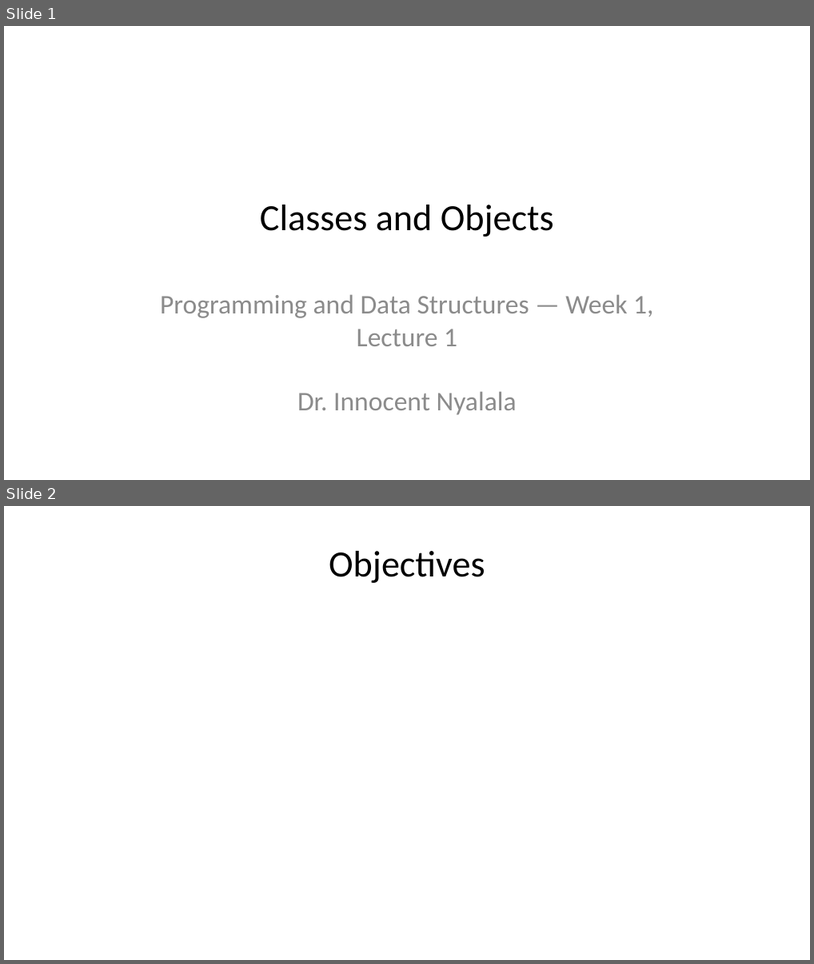
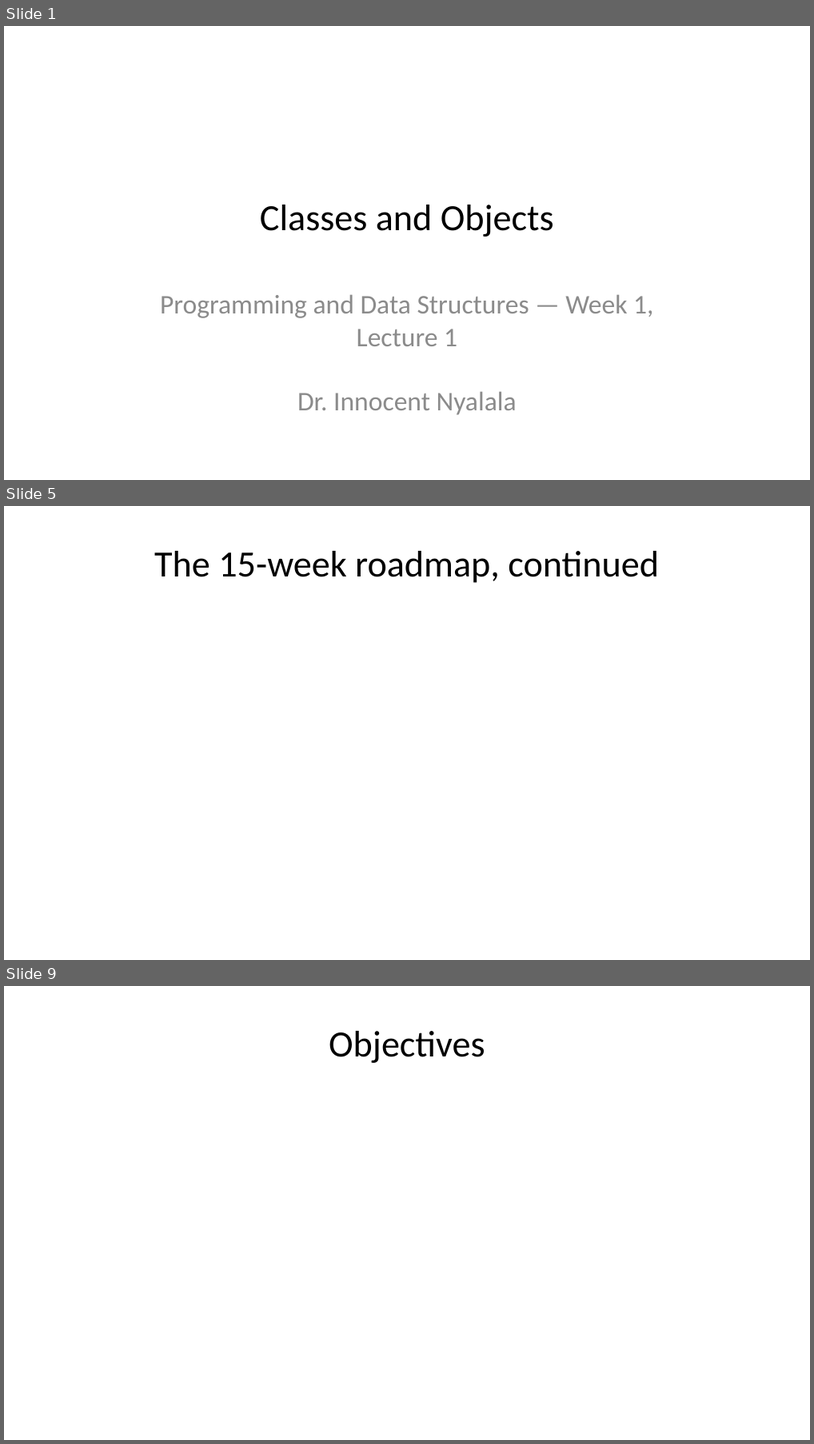
Before and after one commit to inyalala/iitmz-teaching-site, a slide deck: courses/z2005/00-oop-then-algorithms/lecture-1.pptx. Shown one above the other, each under a label of ours: slides 1 and 2 before the commit, slides 1, 5 and 9 after it; the slides between them are not shown. The pictures are 814x964 and 814x1444 pixels, drawn with LibreOffice and Linux fonts; fonts in the diff are those of the drawing. Boxes give left, top, right and bottom in pixels: in the first picture for what was removed or moved away, otherwise in the second. Text is boxed around its words. In the diff, an @@ line names an element or a change of style, - is before the commit and + after.

Commit message:
Week 1 Lecture 1: add full course orientation. Week 2: build Arrays and Dynamic Arrays (4 lectures, 20+ slides each)

```diff
--- a/courses/z2005/00-oop-then-algorithms/lecture-1.pptx
+++ b/courses/z2005/00-oop-then-algorithms/lecture-1.pptx
@@ slide 5 added at [4,506,810,960], background #FFFFFF @@
@@ title added at [154,551,659,583], 33 pt, text #000000 @@
+The 15-week roadmap, continued
@@ what was slide 2 is now slide 9 @@
```
Also in this commit, not shown: 6 other slides added, 30 other files.
